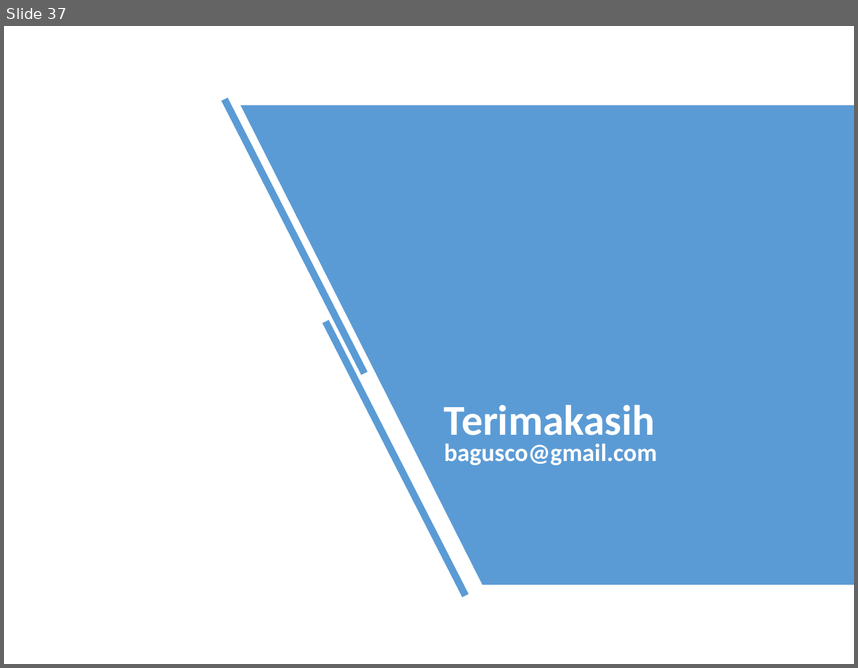
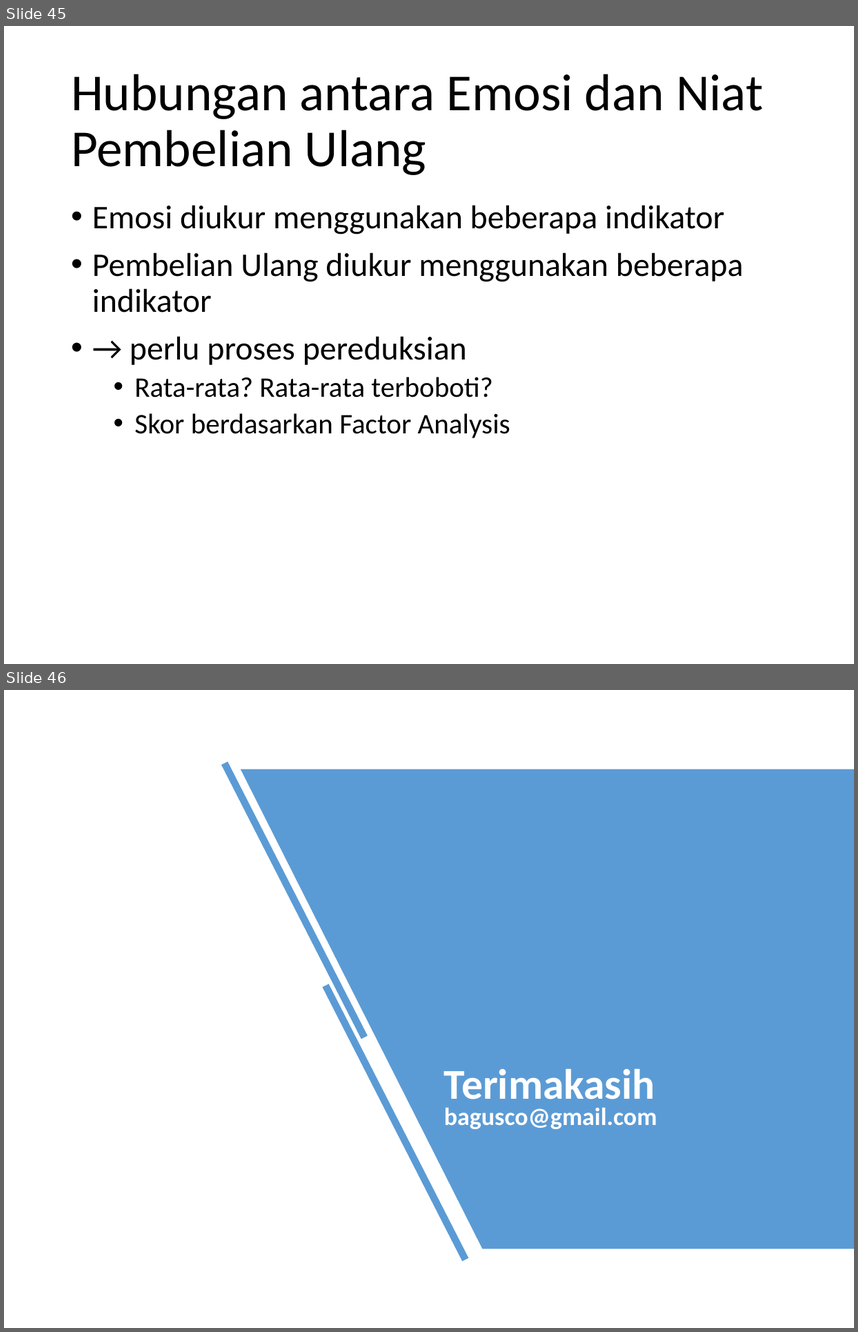
Before and after one commit to bagusco/UAI, a slide deck: Bahan Diskusi di UAI.pptx. Shown one above the other, each under a label of ours: slide 37 before the commit, slides 45 and 46 after it. The pictures are 858x668 and 858x1332 pixels, drawn with LibreOffice and Linux fonts; fonts in the diff are those of the drawing. Boxes give left, top, right and bottom in pixels: in the first picture for what was removed or moved away, otherwise in the second. Text is boxed around its words. In the diff, an @@ line names an element or a change of style, - is before the commit and + after.

```diff
--- a/Bahan Diskusi di UAI.pptx
+++ b/Bahan Diskusi di UAI.pptx
@@ slide 45 added at [4,26,854,664], background #FFFFFF @@
@@ title added at [71,74,763,175], 44 pt, text #000000 @@
+Hubungan antara Emosi dan Niat Pembelian Ulang
@@ text added at [92,205,744,438], 28 pt, text #000000 @@
+• Emosi diukur menggunakan beberapa indikator
+• Pembelian Ulang diukur menggunakan beberapa indikator
+• → perlu proses pereduksian
+  • Rata-rata? Rata-rata terboboti?
+  • Skor berdasarkan Factor Analysis
@@ what was slide 37 is now slide 46 @@
```
Also in this commit, not shown: 1 slide changed, 10 other slides added, 2 slides removed.
